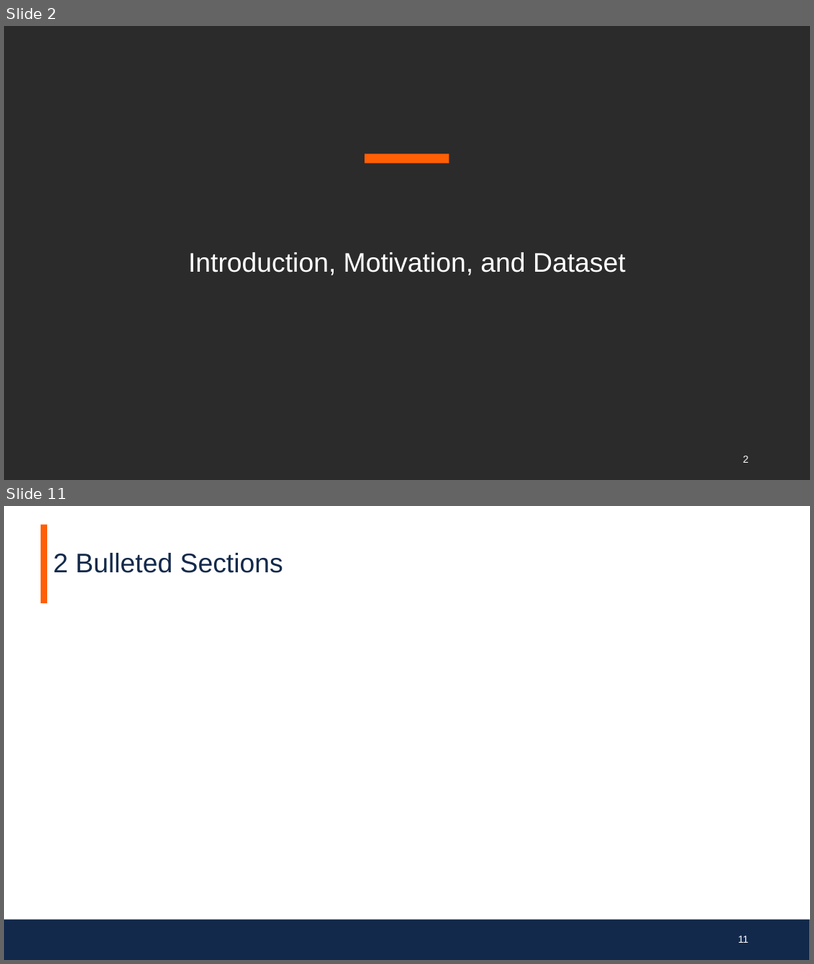
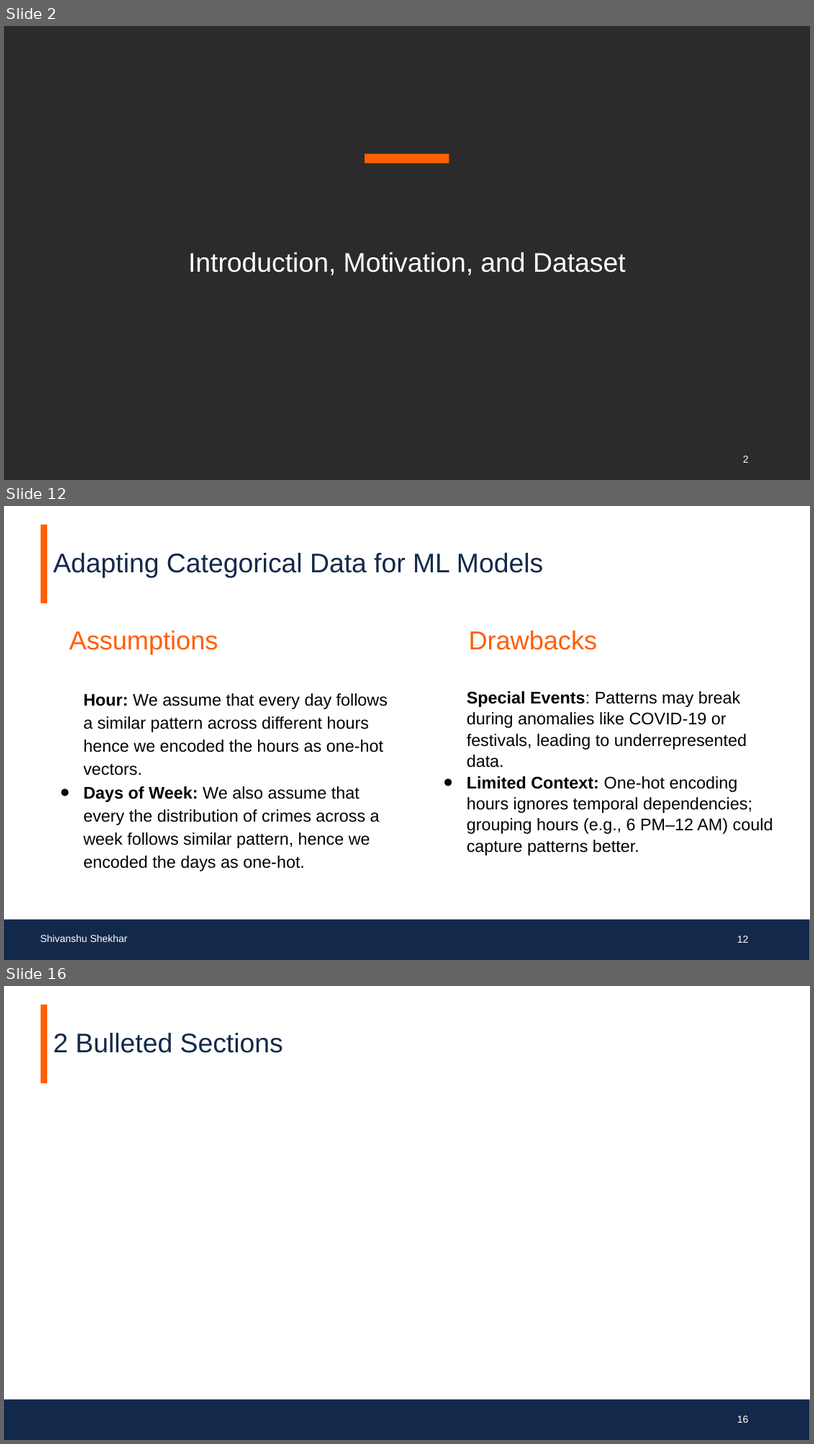
Before and after one commit to SimonKato/Chicago-Crime-Analysis, a slide deck: FinalPresentation.pptx. Shown one above the other, each under a label of ours: slides 2 and 11 before the commit, slides 2, 12 and 16 after it; the slides between them are not shown. The pictures are 814x964 and 814x1444 pixels, drawn with LibreOffice and Linux fonts; fonts in the diff are those of the drawing; background and template pictures are left out; a plain dark background stands for a picture behind light text. Boxes give left, top, right and bottom in pixels: in the first picture for what was removed or moved away, otherwise in the second. Text is boxed around its words. In the diff, an @@ line names an element or a change of style, - is before the commit and + after.

```diff
--- a/FinalPresentation.pptx
+++ b/FinalPresentation.pptx
@@ slide 12 added at box(4, 506, 810, 960), background #FFFFFF; not listed: 2 template elements that a slide beside it also shows @@
@@ title added at box(53, 553, 543, 577), 32 pt, text #13294B @@
+Adapting Categorical Data for ML Models
@@ text added at box(70, 630, 219, 654), 31 pt, text #FF5F05 @@
+Assumptions
@@ text added at box(469, 630, 598, 650), 31 pt, text #FF5F05 @@
+Drawbacks
@@ text added at box(83, 693, 388, 871), 20 pt, text #000000 @@
+● Hour: We assume that every day follows a similar pattern across different hours hence we encoded the hours as one-hot vectors.
+● Days of Week: We also assume that every the distribution of crimes across a week follows similar pattern, hence we encoded the days as one-hot.
@@ text added at box(467, 691, 774, 855), 20 pt, text #000000 @@
+● Special Events: Patterns may break during anomalies like COVID-19 or festivals, leading to underrepresented data.
+● Limited Context: One-hot encoding hours ignores temporal dependencies; grouping hours (e.g., 6 PM–12 AM) could capture patterns better.
@@ text added at box(40, 934, 128, 942), 12 pt, text #FFFFFF @@
+Shivanshu Shekhar
@@ page number added at box(738, 935, 749, 942), 12 pt, text #FFFFFF @@
+12
@@ what was slide 11 is now slide 16 @@
@@ page number at box(738, 1415, 749, 1422): text changed @@
-11
+16
```
Also in this commit, not shown: 8 slides changed, 4 other slides added, 14 other files.
